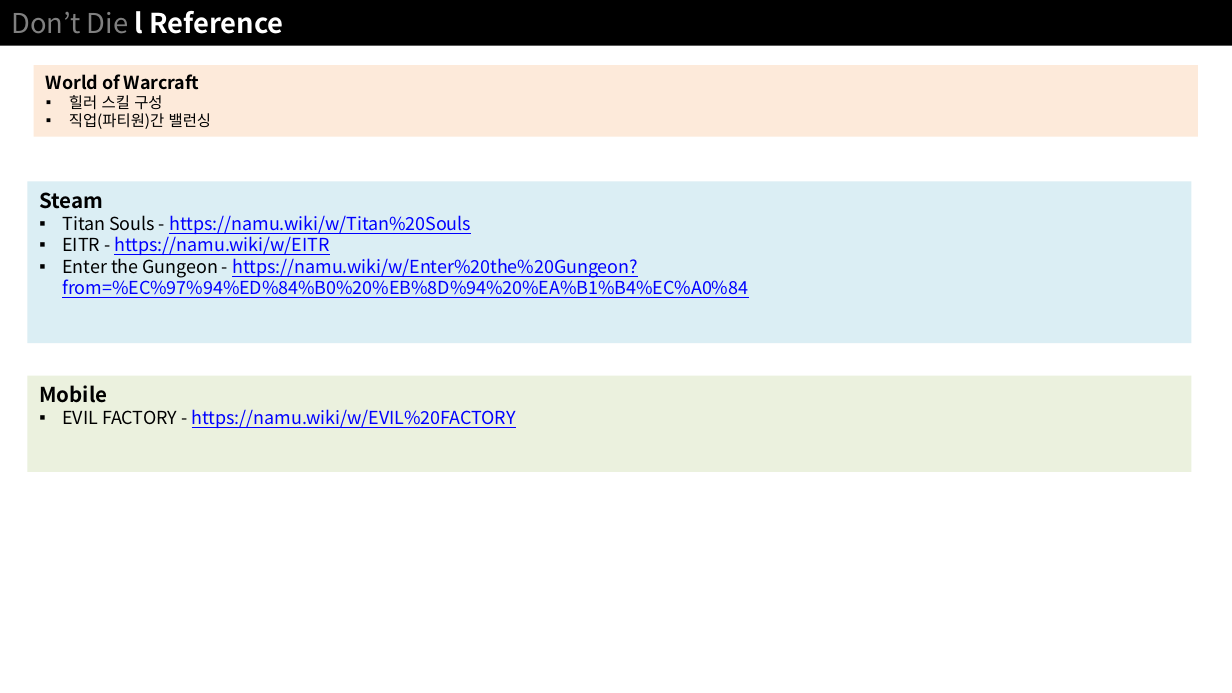
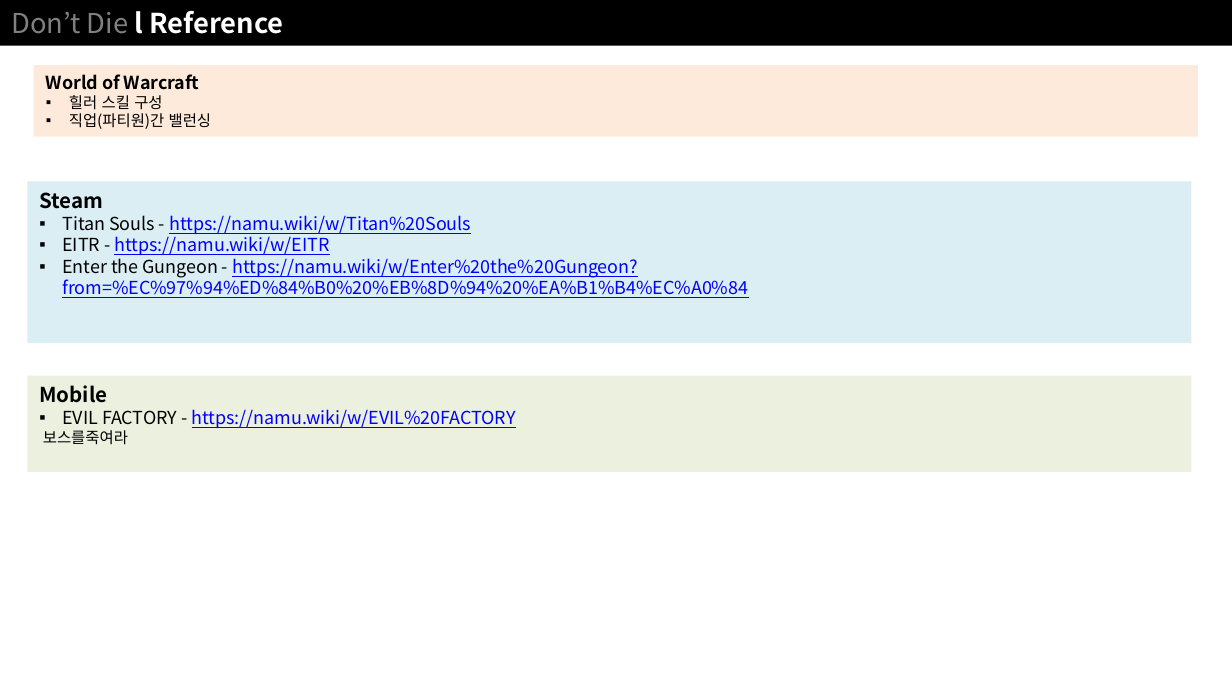
Before and after one commit to NoahCalhoun/DontDie, a slide deck: slide 10 of DDDocument/Don't Die ProtoType.pptx. Drawn at 1232x693 pixels with LibreOffice and Linux fonts; fonts in the diff are those of the drawing. Boxes give left, top, right and bottom in pixels: in the first picture for what was removed or moved away, otherwise in the second. Text is boxed around its words. In the diff, an @@ line names an element or a change of style, - is before the commit and + after.

Commit message:
test
test1

```diff
--- a/DDDocument/Don't Die ProtoType.pptx
+++ b/DDDocument/Don't Die ProtoType.pptx
@@ text in rectangle at (x1=43, y1=430, x2=128, y2=445): paragraph added @@
+보스를죽여라
```
